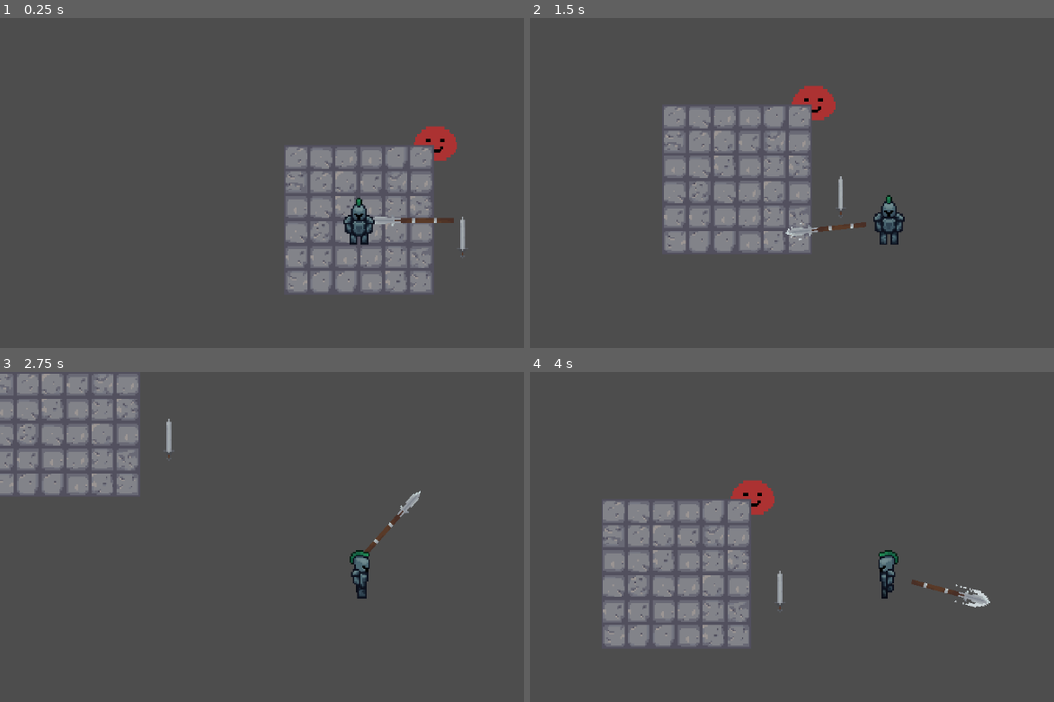
Above: before the commit, frames 1-4 (two rows, left to right).
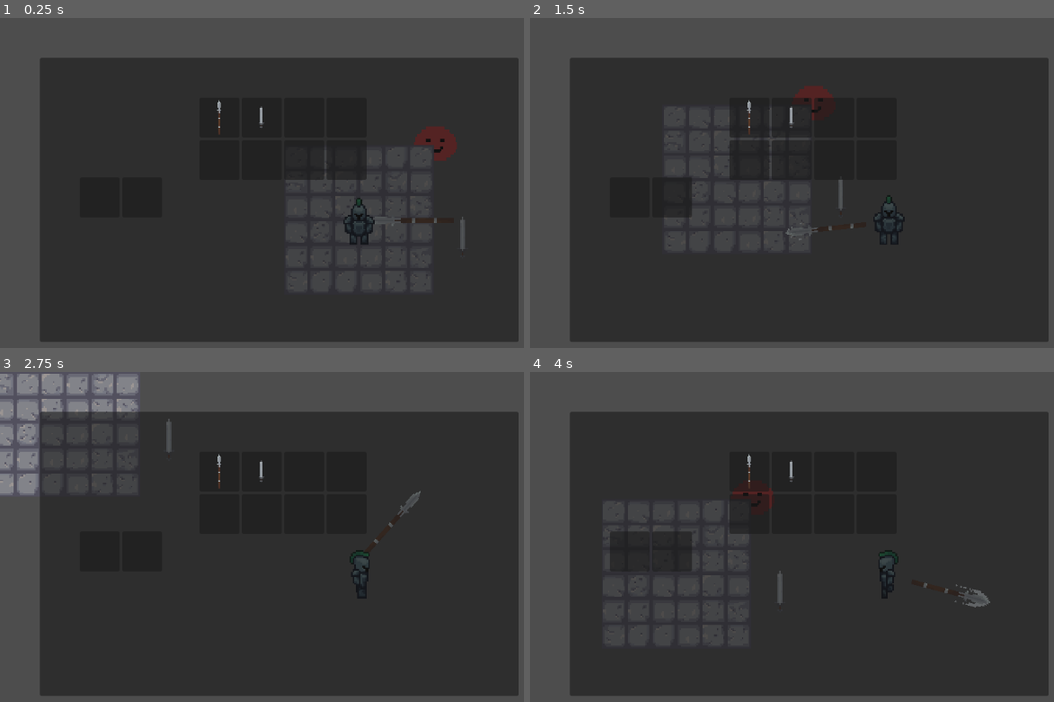
Above: after the commit, the same moments.

Repository: DyslexicWolf/HackNSlashing
Game: Godot game, scene res://Scenes/Game.tscn
The game is run twice, just before and just after one commit, with the same random seed, the same clock (stepped at 60 frames per second) and the same inputs.
Inputs (mouse positions are in pixels of both pictures, inside the frame that each line leads up to):
- Up to frame 1 (0.25 s): no input
- Up to frame 2 (1.5 s): tap Enter at 0.5 s; move the mouse to (1048, 199) at 0.52 s; press the mouse at (1048, 199) at 0.53 s; hold D (move_right) 0.53-1.28 s; move the mouse to (744, 239) at 1.27 s; release the mouse at (744, 239) at 1.28 s; hold S (move_down) from 1.28 s (still down); click (744, 239) at 1.35 s
- Up to frame 3 (2.75 s): move the mouse to (429, 484) at 2.02 s; release S (move_down) at 2.03 s; hold D (move_right) from 2.03 s (still down); hold E (pickup) from 2.03 s (still down); click (429, 484) at 2.3 s
- Up to frame 4 (4 s): move the mouse to (854, 655) at 2.77 s; release D (move_right) at 2.78 s; release E (pickup) at 2.78 s; hold W (move_up) 2.78-3.53 s; click (854, 655) at 2.85 s; move the mouse to (outside the picture) at 3.52 s; press the mouse at (outside the picture) at 3.53 s; hold A (move_left) from 3.53 s (still down)

The runs differ from the first frame. In frame 1, 78% of the frame differs, in the area x 7-99%, y 12-99%; in frame 2, 78%; in frame 3, 78%, in the area x 7-99%, y 11-99%; in frame 4, 78%.

Commit message:
Fixed the inventory logic

Diff:
--- a/hacknslashing/Resources/SpearResource.tres
+++ b/hacknslashing/Resources/SpearResource.tres
@@ -17,8 +17,8 @@
 base_elemental_damage = 0
 damage_type = 0
 base_crit_chance = 1.8
+name = "Spear"
 type = 1
-name = "Spear"
-inventory_texture = ExtResource("2_iw58x")
+ui_texture = ExtResource("2_iw58x")
 description = "What a spear"
 metadata/_custom_type_script = "uid://dnltylmtrn2tg"
--- a/hacknslashing/Resources/SwordResource.tres
+++ b/hacknslashing/Resources/SwordResource.tres
@@ -16,10 +16,9 @@
 base_damage = 3
 base_elemental_damage = 0
 damage_type = 0
-base_attack_speed = 2.5
 base_crit_chance = 1.6
+name = "Sword"
 type = 1
-name = "Sword"
-inventory_texture = ExtResource("2_rk5kr")
+ui_texture = ExtResource("2_rk5kr")
 description = "What a sword"
 metadata/_custom_type_script = "uid://dnltylmtrn2tg"
--- a/hacknslashing/Scenes/Inventory.tscn
+++ b/hacknslashing/Scenes/Inventory.tscn
@@ -1,13 +1,12 @@
 [gd_scene load_steps=4 format=3 uid="uid://8ts5e0ysiveh"]
 
-[ext_resource type="Script" uid="uid://bvxnckrtg5y85" path="res://InventoryGUI.gd" id="1_wdn4f"]
+[ext_resource type="Script" uid="uid://bvxnckrtg5y85" path="res://Scripts/BaseClasses/InventoryGUI.gd" id="1_wdn4f"]
 [ext_resource type="Script" uid="uid://b7ei01shbynak" path="res://Scripts/BaseClasses/InventorySlot.gd" id="2_yxepq"]
 [ext_resource type="Script" uid="uid://cqscdvvf8idko" path="res://Scripts/BaseClasses/InventoryItem.gd" id="3_0n8tc"]
 
 [node name="Inventory" type="Node2D"]
 
 [node name="GUI" type="CanvasLayer" parent="."]
-visible = false
 script = ExtResource("1_wdn4f")
 
 [node name="Panel" type="Panel" parent="GUI"]
--- a/hacknslashing/Scripts/BaseClasses/Health.gd
+++ b/hacknslashing/Scripts/BaseClasses/Health.gd
@@ -45,7 +45,7 @@
 	if damage_type == DamageType.PHYSICAL:
 		var mitigation := current_armor / (current_armor + 100.0)
 		var reduced_damage := damage * (1 - mitigation)
-		health -= reduced_damage
+		health -= int(reduced_damage)
 	elif damage_type == DamageType.ELEMENTAL:
 		#Elemental resistance can be added here if wanted
 		health -= damage
--- a/hacknslashing/Scripts/BaseClasses/Hurtbox.gd
+++ b/hacknslashing/Scripts/BaseClasses/Hurtbox.gd
@@ -6,5 +6,4 @@
 func take_damage(damage: int, damage_type: int) -> void:
 	#this function can be overridden by subclasses to handle damage differently
 	received_damage.emit(damage, damage_type)
-	print(get_parent().name + " received " + str(damage) + " damage of type " + str(damage_type))
 	#can add extra functionality here for example: for sound, animation, UI, ...
--- a/hacknslashing/InventoryGUI.gd
+++ b/hacknslashing/Scripts/BaseClasses/InventoryGUI.gd
@@ -3,10 +3,9 @@
 var inventory_size = 8
 var inventory_gridpanel : GridContainer
 var items_load = [
-	"res://Resources/SwordResource.tres",
-	"res://Resources/SpearResource.tres"
+	"res://Resources/SpearResource.tres",
+	"res://Resources/SwordResource.tres"
 ]
-
 
 func _ready():
 	inventory_gridpanel = $Inventory
@@ -16,10 +15,12 @@
 		inventory_gridpanel.add_child(slot)
 
 	for i in items_load.size():
+		var item_resource = load(items_load[i])
+		print("Loaded resource:", item_resource)
 		var item := InventoryItem.new()
 		item.initialize(load(items_load[i]))
 		inventory_gridpanel.get_child(i).add_child(item)
 
-func _process(delta: float) -> void:
+func _process(_delta: float) -> void:
 	if Input.is_action_just_pressed("inventory_menu"):
 		self.visible = !self.visible
--- a/hacknslashing/Scripts/BaseClasses/InventoryItem.gd
+++ b/hacknslashing/Scripts/BaseClasses/InventoryItem.gd
@@ -6,14 +6,16 @@
 func _ready() -> void:
 	expand_mode = TextureRect.EXPAND_IGNORE_SIZE
 	stretch_mode = TextureRect.STRETCH_KEEP_ASPECT_CENTERED
+
+
+func initialize(d: ItemResource) -> void:
+	item_data = d
 	if item_data != null:
 		texture = item_data.ui_texture
 		tooltip_text = "%s\n%s" % [item_data.name, item_data.description]
 
-func initialize(d: ItemResource) -> void:
-	item_data = d
 
-func _get_drag_item_data(at_position: Vector2):
+func _get_drag_data(at_position: Vector2):
 	print("in get drag")
 	set_drag_preview(make_drag_preview(at_position))
 	return self
--- a/hacknslashing/Scripts/BaseClasses/InventorySlot.gd
+++ b/hacknslashing/Scripts/BaseClasses/InventorySlot.gd
@@ -2,7 +2,6 @@
 class_name InventorySlot
 
 @export var type : ItemResource.Type
-var dropped_item : InventoryItem = null
 var previous_item : InventoryItem = null
 
 signal item_unequipped(item : InventoryItem)
@@ -13,35 +12,32 @@
 	type = t
 	custom_minimum_size = cms
 
-#this function checks if what we are dragging can be dropped into the slot we are hovering
-#data is the item that we are dragging around with our mouse
+# Checks if the dragged item can be dropped into this slot
 func _can_drop_data(_at_position: Vector2, data: Variant):
 	if data is InventoryItem:
 		var item_type = data.item_data.type
 		if item_type != type:
 			return false
-
 		elif get_child_count() == 0:
 			return true
 		else:
 			if type == data.get_parent().type:
 				return true
-		return get_child(0).data.type == data.item_data.type
-	else:
-		return data.item_data.type == type
+		return get_child(0).item_data.type == data.item_data.type
+	return false
 
-#this function drops the item into the inventory slot after _can_drop_data has been called and returned true
-func _drop_data(_at_position: Vector2, _data: Variant):
-	# If there's already an item, handle swapping
-	if get_child_count() > 0:
-		var existing_item := get_child(0)
-		if existing_item == dropped_item:
-			return
 
-		previous_item = existing_item
-		existing_item.reparent(dropped_item.get_parent())
-		item_unequipped.emit(previous_item)
+func _drop_data(_at_position: Vector2, data: Variant):
+	if data is InventoryItem:
+		if get_child_count() > 0:
+			var existing_item := get_child(0)
+			previous_item = existing_item
+			#Move the existing item (in the slot) to the slot of the item you are swapping it with
+			existing_item.get_parent().remove_child(existing_item)
+			data.get_parent().add_child(existing_item)
+			item_unequipped.emit(previous_item)
 
-	# Reparent the dropped item into the slot
-	dropped_item.reparent(self)
-	item_equipped.emit(dropped_item)
+		#Move the dragged item into this slot
+		data.get_parent().remove_child(data)
+		add_child(data)
+		item_equipped.emit(data)
--- a/hacknslashing/Scripts/BaseClasses/Weapon.gd
+++ b/hacknslashing/Scripts/BaseClasses/Weapon.gd
@@ -86,12 +86,12 @@
 	weapon_hitbox.position = Vector2(cos(angle) * equipped_weapon_data.weapon_distance_x, sin(angle) * equipped_weapon_data.weapon_distance_y)
 
 func _on_weapon_hit_box_area_entered(area: Area2D) -> void:
-	print("in _on_weapon_hit_box_area_entered")
 	if area is HurtBox:
 		var hurtbox = area as HurtBox
-		#possible additional checks here,  "and hurtbox.is_player == false"
+		#possible additional checks here if we come across problems,  "and hurtbox.is_player == false"
 		if hurtbox != null:
 			hurtbox.take_damage(calculated_physical_damage, weapon_hitbox.damage_type)
+
 			#emit a signal for the player to know that it hit an enemy (example) for sound etc
 			# player_object.weapon_hit_enemy.emit(hurtbox, calculated_physical_damage, weapon_hitbox.damage_type)
 
Renamed: hacknslashing/InventoryGUI.gd.uid -> hacknslashing/Scripts/BaseClasses/InventoryGUI.gd.uid
